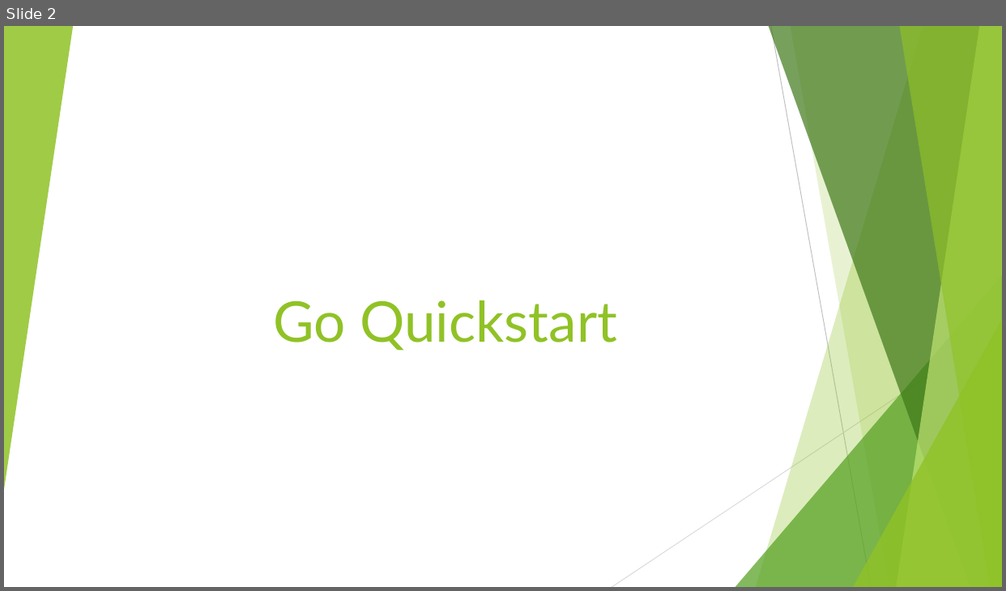
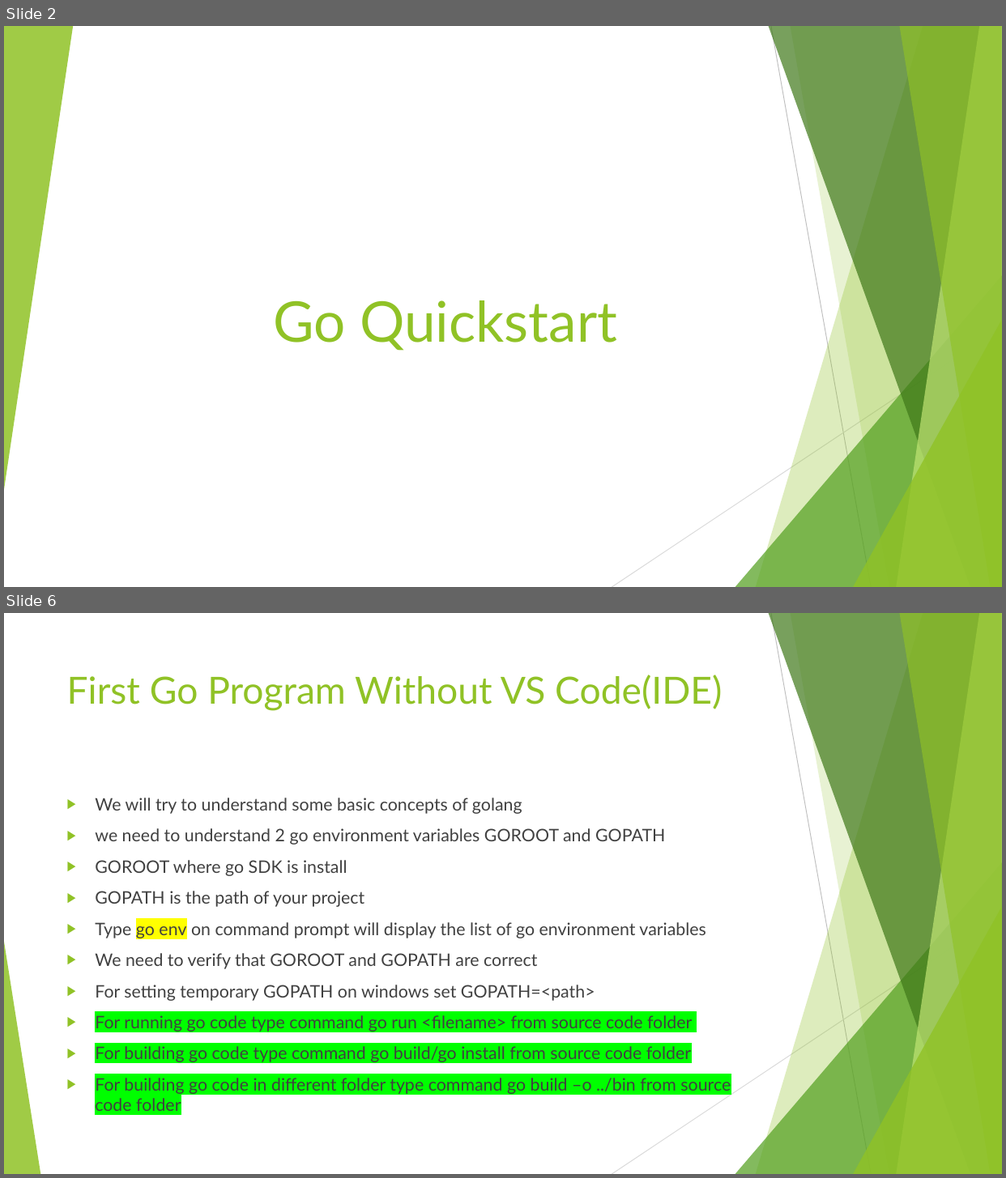
Before and after one commit to vivekdubeydeveloper/goquickstart, a slide deck: goquickstart.pptx. Shown one above the other, each under a label of ours: slide 2 before the commit, slides 2 and 6 after it; the slides between them are not shown. The pictures are 1006x591 and 1006x1178 pixels, drawn with LibreOffice and Linux fonts; fonts in the diff are those of the drawing. Boxes give left, top, right and bottom in pixels: in the first picture for what was removed or moved away, otherwise in the second. Text is boxed around its words. In the diff, an @@ line names an element or a change of style, - is before the commit and + after.

```diff
--- a/goquickstart.pptx
+++ b/goquickstart.pptx
@@ slide 6 added at [4, 613, 1002, 1174], background #FFFFFF; not listed: 9 template elements that a slide beside it also shows @@
@@ title added at [67, 675, 722, 711], 36 pt, text #90C226 @@
+First Go Program Without VS Code(IDE)
@@ text added at [95, 798, 731, 1116], 16.6 pt, text #404040 @@
+▶ We will try to understand some basic concepts of golang
+▶ we need to understand 2 go environment variables GOROOT and GOPATH
+▶ GOROOT where go SDK is install
+▶ GOPATH is the path of your project
+▶ Type go env on command prompt will display the list of go environment variables
+▶ We need to verify that GOROOT and GOPATH are correct
+▶ For setting temporary GOPATH on windows set GOPATH=<path>
+▶ For running go code type command go run <filename> from source code folder
+▶ For building go code type command go build/go install from source code folder
+▶ For building go code in different folder type command go build –o ../bin from source code folder
@@ triangle added at [4, 942, 40, 1174], fill #90C226 at 85% opacity @@
```
Also in this commit, not shown: 2 slides changed, 4 other slides added, 3 other files.
